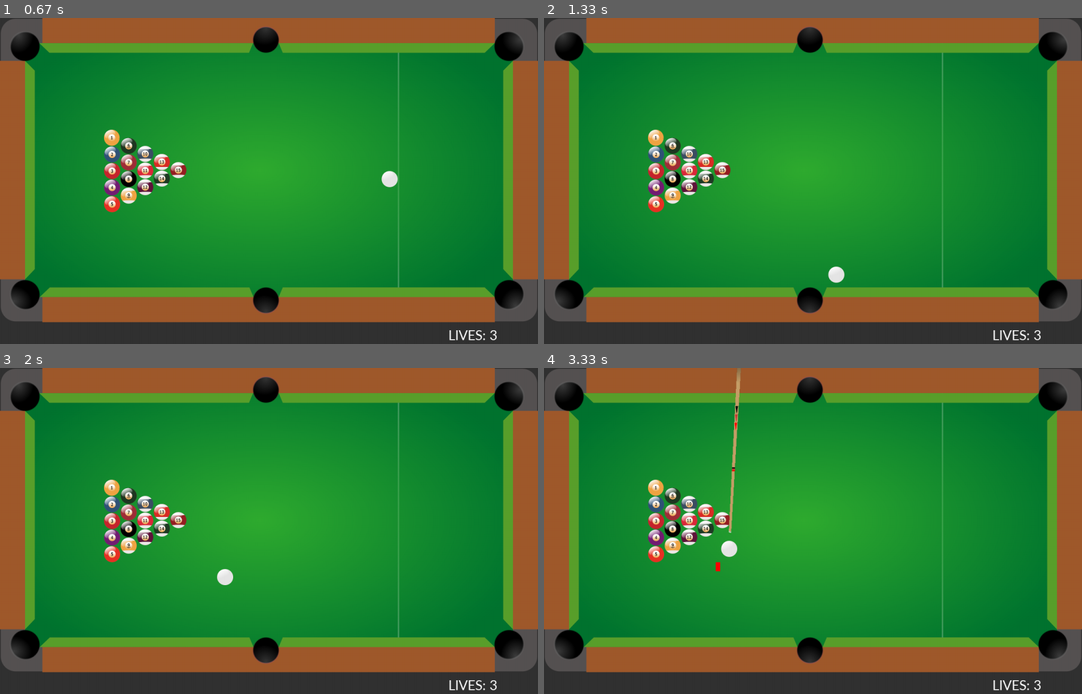
Above: before the commit, frames 1-4 (two rows, left to right).
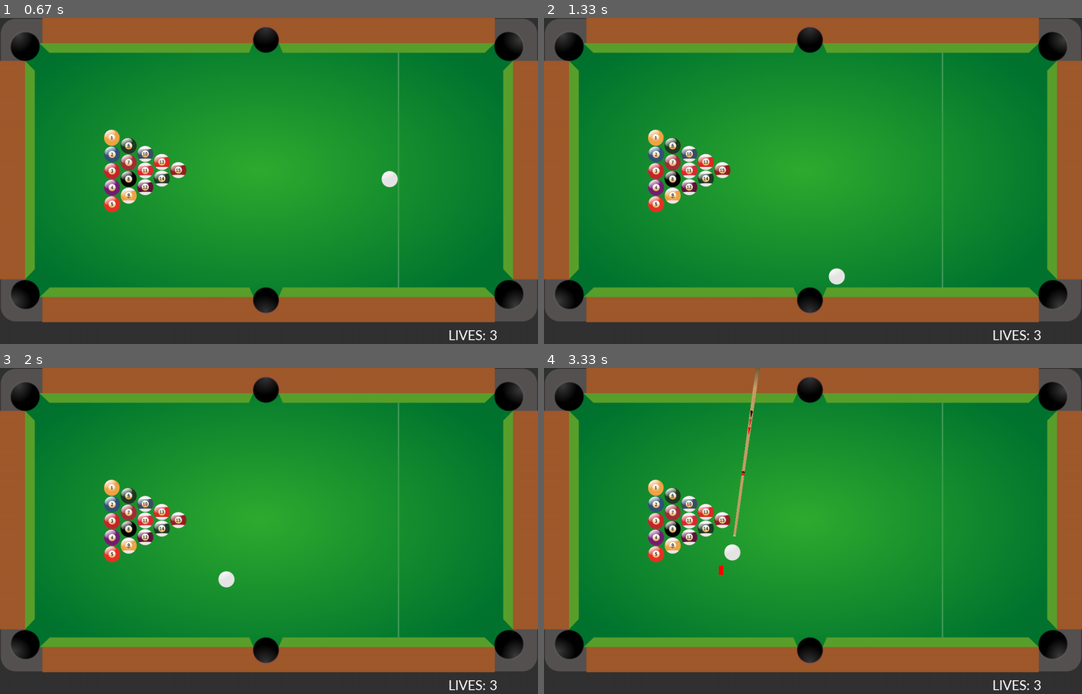
Above: after the commit, the same moments.

Repository: jjar7266/Pool_Pygame_PyMunk_Tutorial
Game: pygame game, started from main.py
The game is run twice, just before and just after one commit, with the same random seed, the same clock (stepped at 60 frames per second) and the same inputs.
Inputs (mouse positions are in pixels of both pictures, inside the frame that each line leads up to):
- Up to frame 1 (0.67 s): press the mouse at (139, 184) at 0.37 s; move the mouse to (231, 220) at 0.47 s; release the mouse at (322, 252) at 0.6 s
- Up to frame 2 (1.33 s): no input
- Up to frame 3 (2 s): no input
- Up to frame 4 (3.33 s): press the mouse at (683, 534) at 3.2 s; move the mouse to (726, 592) at 3.3 s

Frame 1 is identical in both runs. In frame 2, less than 0.1% of the frame differs, in the area x 52-56%, y 76-82%; in frame 3, less than 0.1%; in frame 4, 0.8%, in the area x 31-41%, y 0-64%.

Commit message:
Modernized + fully commented pool game tutorial version

Diff:
--- a/main.py
+++ b/main.py
@@ -1,107 +1,153 @@
-# My header will go up here
-# etc.
-
-# Import modules
+# =============================================================
+# Pool Game Tutorial
+# coded along by Jose "Joe" Ruiz
+#
+# This project is based on the excellent tutorial by:
+# Coding with Russ
+# Tutorial Video: https://www.youtube.com/watch?v=txcOqDhrwBo
+# - Uses pygame-ce
+# - Uses pymunk for physics
+# - Adds constants, pathlib asset paths, and clearer naming
+# - Modernized for clarity, readability, and 2026 Python practices
+# =============================================================
+
+# ---------- Import modules ----------
 import pygame
 import pymunk
 import pymunk.pygame_util
 import math
-
-# Initialize Pygame
+from pathlib import Path
+
+# ---------- Pygame Initialization ----------
 pygame.init()
 
-# Setup game window
+# ---------- Paths & Assets Setup ----------
+# Use pathlib so paths are clean and cross-platform
+BASE_DIR = Path(__file__).resolve().parent
+ASSETS_DIR = BASE_DIR / "assets" / "images"
+
+# ---------- Screen / Layout Constants ----------
 SCREEN_WIDTH  = 1200
 SCREEN_HEIGHT = 678
 BOTTOM_PANEL  = 50
 
+# Create the main window
 screen = pygame.display.set_mode((SCREEN_WIDTH, SCREEN_HEIGHT + BOTTOM_PANEL))
 pygame.display.set_caption("Pool made with Pygame/Pymunk")
 
-# PyMunk Space
+# ---------- Physics (PyMunk) Setup ----------
 space = pymunk.Space()
 static_body = space.static_body
 
+# Optional: tweak global physics behavior
+space.damping = 0.99  # slight damping so balls eventually stop
+
+# Helper for drawing physics shapes (for debugging)
 draw_options = pymunk.pygame_util.DrawOptions(screen)
 
-# Clock
+# ---------- Timing ----------
 clock = pygame.time.Clock()
-FPS = 120
-
-# Game Variables
-lives           = 3
-dia             = 36
-pocket_dia      = 66
+FPS = 120  # high FPS for smooth physics
+
+# ---------- Game Constants ----------
+LIVES_START          = 3
+BALL_DIAMETER        = 36
+POCKET_DIAMETER      = 66
+CUE_MAX_FORCE        = 10000
+CUE_FORCE_STEP       = 100
+CUE_POWER_BAR_WIDTH  = 10
+CUE_POWER_BAR_HEIGHT = 20
+CUE_POWER_BAR_STEP   = 15
+CUE_POWER_DIVISOR    = 2000
+
+# ---------- Game State Variables ----------
+lives           = LIVES_START
 force           = 0
-max_force       = 10000
+max_force       = CUE_MAX_FORCE
 force_direction = 1
 game_running    = True
 cue_ball_potted = False
 taking_shot     = True
 powering_up     = False
 
-potted_balls = []
-
-# COLORs (RGB)
+potted_balls    = []
+
+# ---------- Colors (RGB) ----------
 BG    = ( 50,  50,  50)
 RED   = (255,   0,   0)
 WHITE = (255, 255, 255)
 
-# Fonts
+# ---------- Fonts ----------
 font       = pygame.font.SysFont("Lato", 30)
 large_font = pygame.font.SysFont("Lato", 60)
 
-# Load Images
-cue_image = pygame.image.load("assets/images/cue.png").convert_alpha()
-table_image = pygame.image.load("assets/images/table.png").convert_alpha()
+# ---------- Load Images ----------
+# Use pathlib paths and convert_alpha() for proper transparency
+cue_image_path   = ASSETS_DIR / "cue.png"
+table_image_path = ASSETS_DIR / "table.png"
+
+cue_image   = pygame.image.load(str(cue_image_path)).convert_alpha()
+table_image = pygame.image.load(str(table_image_path)).convert_alpha()
 
 ball_images = []
 for i in range(1, 17):
-    ball_image = pygame.image.load(f"assets/images/ball_{i}.png").convert_alpha()
+    ball_image_path = ASSETS_DIR / f"ball_{i}.png"
+    ball_image = pygame.image.load(str(ball_image_path)).convert_alpha()
     ball_images.append(ball_image)
 
-
-# Function for outputting text onto the screen
+# ---------- Helper: Draw Text ----------
 def draw_text(text, font, text_col, x, y):
+    """ Render text onto the screen at a given position. """
     img = font.render(text, True, text_col)
     screen.blit(img, (x, y))
 
-
-# Function for creating balls
+# ---------- Helper: Create a Ball ----------
 def create_ball(radius, pos):
+    """
+    Create a pool ball with:
+    - a dynamic body (it can move)
+    - a circular shape
+    - elasticity (bounciness)
+    - a pivot joint to simulate friction
+    """
     body = pymunk.Body()
     body.position = pos
+
     shape = pymunk.Circle(body, radius)
     shape.mass = 5
     shape.elasticity = 0.8
 
-    # Use pivot joint to add friction
+    # Pivot joint used to emulate friction against the table
     pivot = pymunk.PivotJoint(static_body, body, (0, 0), (0, 0))
     pivot.max_bias = 0      # disable joint correction
     pivot.max_force = 1000  # emulate linear friction
 
-
     space.add(body, shape, pivot)
     return shape
 
-# Setup game balls
+# ---------- Setup Game Balls ----------
 balls = []
-rows = 5
-
-# potting balls
+rows = 5  # number of rows in the triangle rack
+
+# Create the triangle of balls (the rack)
 for col in range(5):
     for row in range(rows):
-        pos = (250 + (col * (dia + 1)), 267 + (row * (dia + 1)) + (col * dia / 2))
-        new_ball = create_ball(dia / 2, pos)
+        # Position formula to create the triangle layout
+        pos = (
+            250 + (col * (BALL_DIAMETER + 1)),
+            267 + (row * (BALL_DIAMETER + 1)) + (col * BALL_DIAMETER / 2)
+        )
+        new_ball = create_ball(BALL_DIAMETER / 2, pos)
         balls.append(new_ball)
-    rows -= 1
-
-# Cue Ball
-pos = (888, SCREEN_HEIGHT / 2)
-cue_ball = create_ball(dia / 2, pos)
+    rows -= 1  # each column has one fewer ball
+
+# ---------- Cue Ball ----------
+cue_ball_start_pos = (888, SCREEN_HEIGHT / 2)
+cue_ball = create_ball(BALL_DIAMETER / 2, cue_ball_start_pos)
 balls.append(cue_ball)
 
-# Create six pockets on table
+# ---------- Pockets ----------
+# Six pockets: top-left, top-middle, top-right, bottom-left, bottom-middle, bottom-right
 pockets = [
     (55, 63),
     (592, 48),
@@ -111,7 +157,8 @@
     (1134, 616)
 ]
 
-# Create pool table cushions
+# ---------- Cushions ----------
+# Each cushion is defined by a polygon (list of points)
 cushions = [
     [(88, 56), (109, 77), (555, 77), (564, 56)],
     [(621, 56), (630, 77), (1081, 77), (1102, 56)],
@@ -121,20 +168,33 @@
     [(1143, 96), (1122, 117), (1122, 560), (1143, 581)]
 ]
 
-# Function for creating cushions
+# ---------- Helper: Create Cushion ----------
 def create_cushion(poly_dims):
-    body = pymunk.Body(body_type = pymunk.Body.STATIC)
-    body.position = ((0, 0))
+    """
+    Create a static cushion:
+    - Static body (doesn't move)
+    - Polygon shape
+    - Elasticity for bouncy collisions
+    """
+    body = pymunk.Body(body_type=pymunk.Body.STATIC)
+    body.position = (0, 0)
     shape = pymunk.Poly(body, poly_dims)
     shape.elasticity = 0.8
 
     space.add(body, shape)
 
-for c in cushions:
-    create_cushion(c)
-
-# Create Pool Cue
-class Cue():
+# Add all cushions to the physics space
+for cushion_points in cushions:
+    create_cushion(cushion_points)
+
+# ---------- Cue Class ----------
+class Cue:
+    """
+    Represents the pool cue:
+    - Stores the original image
+    - Rotates based on angle
+    - Draws centered around the cue ball
+    """
     def __init__(self, pos):
         self.original_image = cue_image
         self.angle = 0
@@ -142,142 +202,181 @@
         self.rect = self.image.get_rect()
         self.rect.center = pos
 
-
     def update(self, angle):
+        """ Update the cue's angle (in degrees.) """
         self.angle = angle
 
-
     def draw(self, surface):
+        """ Draw the rotated cue image centered on its rect. """
         self.image = pygame.transform.rotate(self.original_image, self.angle)
-        surface.blit(self.image,
-                    (self.rect.centerx - self.image.get_width() / 2,
-                    self.rect.centery - self.image.get_height() / 2)
-        )
-
-
+        surface.blit(
+            self.image,
+            (
+                self.rect.centerx - self.image.get_width() / 2,
+                self.rect.centery - self.image.get_height() / 2
+            )
+        )
+
+# Create the cue positioned at the cue ball
 cue = Cue(balls[-1].body.position)
 
-# Create power bars to show how hard the cue ball will be hit.
-power_bar = pygame.Surface((10, 20))
+# ---------- Power Bar ----------
+# Small red rectangles that show how strong the shot will be
+power_bar = pygame.Surface((CUE_POWER_BAR_WIDTH, CUE_POWER_BAR_HEIGHT))
 power_bar.fill(RED)
 
-# Game Loop
+# ---------- Main Game Loop ----------
 run = True
 
 while run:
-
+    # --- Timing & Physics Step ---
+    dt = 1 / FPS
     clock.tick(FPS)
-    space.step(1 / FPS)
-
-    # Fill background
+    space.step(dt)
+
+    # --- Draw Background & Table ---
     screen.fill(BG)
-
-    # Draw Pool Table
     screen.blit(table_image, (0, 0))
 
-    # Check if any balls have been potted
+    # --- Check for Potted Balls ---
     for i, ball in enumerate(balls):
         for pocket in pockets:
             ball_x_dist = abs(ball.body.position[0] - pocket[0])
             ball_y_dist = abs(ball.body.position[1] - pocket[1])
             ball_dist = math.sqrt((ball_x_dist ** 2) + (ball_y_dist ** 2))
-            if ball_dist <= pocket_dia / 2:
-
-                # check if the potted ball was the cue ball
-                if i == len(balls) - 1:
+
+            if ball_dist <= POCKET_DIAMETER / 2:
+                # If the cue ball is potted (last ball in list)
+                if i == len(balls) -1:
                     lives -= 1
                     cue_ball_potted = True
+                    # Move cue ball off-screen and stop it
                     ball.body.position = (-100, -100)
                     ball.body.velocity = (0.0, 0.0)
                 else:
+                    # Remove regular ball from physics and list
                     space.remove(ball.body)
                     balls.remove(ball)
                     potted_balls.append(ball_images[i])
                     ball_images.pop(i)
 
-
-    # Draw Pool Balls
+    # --- Draw Pool Balls ---
     for i, ball in enumerate(balls):
-        screen.blit(ball_images[i], (ball.body.position[0] - ball.radius, ball.body.position[1] - ball.radius))
-
-    # Check if all the balls have stopped moving
+        screen.blit(
+            ball_images[i],
+            (
+                ball.body.position[0] - ball.radius,
+                ball.body.position[1] - ball.radius
+            )
+        )
+
+    # --- Check if All Balls Have Stopped Moving ---
     taking_shot = True
     for ball in balls:
+        # If any ball has non-zero velocity, we are still in motion
         if int(ball.body.velocity[0]) != 0 or int(ball.body.velocity[1]) != 0:
             taking_shot = False
 
-
-    # Draw Pool Cue
-    if taking_shot == True and game_running == True:
-        if cue_ball_potted == True:
-            # reposition cue ball
-            balls[-1].body.position = (888, SCREEN_HEIGHT / 2)
+    # --- Draw Pool Cue When Ready to Shoot ---
+    if taking_shot and game_running:
+        if cue_ball_potted:
+            # Reposition cue ball to starting spot
+            balls[-1].body.position = cue_ball_start_pos
             cue_ball_potted = False
 
-        # calculate pool cue angle
+        # Calculate cue angle based on mouse position
         mouse_pos = pygame.mouse.get_pos()
         cue.rect.center = balls[-1].body.position
+
         x_dist = balls[-1].body.position[0] - mouse_pos[0]
-        y_dist = -(balls[-1].body.position[1] - mouse_pos[1])  # negative because y coordinates increase down the screen
+        # Negative because screen y increases downward
+        y_dist = -(balls[-1].body.position[1] - mouse_pos[1])
+
         cue_angle = math.degrees(math.atan2(y_dist, x_dist))
         cue.update(cue_angle)
         cue.draw(screen)
 
-
-    # Power up pool cue
-    if powering_up == True and game_running == True:
-        force += 100 * force_direction
+    # --- Powering Up the Cue (Holding Mouse Button) ---
+    if powering_up and game_running:
+        # Increase or decrease force based on direction
+        force += CUE_FORCE_STEP * force_direction
+
+        # Reverse direction when hitting limits
         if force >= max_force or force <= 0:
             force_direction *= -1
 
-        # Draw power bars
-        for b in range(math.ceil(force / 2000)):
-            screen.blit(power_bar,
-                       (balls[-1].body.position[0] -30 + (b * 15),
-                        balls[-1].body.position[1] + 30))
-
-    # increase force variable
-    elif powering_up == False and taking_shot == True:
+        # Draw power bars near the cue ball
+        bars_to_draw = math.ceil(force / CUE_POWER_DIVISOR)
+        for b in range(bars_to_draw):
+            screen.blit(
+                power_bar,
+                (
+                    balls[-1].body.position[0] - 30 + (b * CUE_POWER_BAR_STEP),
+                    balls[-1].body.position[1] + 30
+                )
+            )
+
+    # --- Release Shot (Mouse Button Up) ---
+    elif not powering_up and taking_shot:
+        # Convert angle to impulse direction
         x_impulse = math.cos(math.radians(cue_angle))
         y_impulse = math.sin(math.radians(cue_angle))
-        balls[-1].body.apply_impulse_at_local_point((force * -x_impulse, force * y_impulse), (0, 0))
+
+        # Apply impulse to cue (negative x because of angle orientation)
+        balls[-1].body.apply_impulse_at_local_point(
+            (force * -x_impulse, force * y_impulse),
+            (0, 0)
+        )
+
+        # Reset force for next shot
         force = 0
         force_direction = 1
 
-    # draw bottom panel
+    # --- Bottom Panel (UI) ---
     pygame.draw.rect(screen, BG, (0, SCREEN_HEIGHT, SCREEN_WIDTH, BOTTOM_PANEL))
-    draw_text("LIVES: " + str(lives), font, WHITE, SCREEN_WIDTH - 200, SCREEN_HEIGHT + 10)
-
-    # draw potted balls in bottom panel
-    for i, ball in enumerate(potted_balls):
-        screen.blit(ball, (10 + (i * 50), SCREEN_HEIGHT + 10))
-
-
-    # check for game over
+    draw_text(f"LIVES: {lives}", font, WHITE, SCREEN_WIDTH - 200, SCREEN_HEIGHT + 10)
+
+    # Draw potted balls in the bottom panel
+    for i, ball_img in enumerate(potted_balls):
+        screen.blit(ball_img, (10 + (i * 50), SCREEN_HEIGHT + 10))
+
+    # --- Game Over / Win Messages ---
     if lives <= 0:
-        draw_text("GAMER OVER", large_font, WHITE, SCREEN_WIDTH / 2 - 160,
-                 SCREEN_HEIGHT / 2 - 100)
+        draw_text(
+            "GAME OVER",
+            large_font,
+            WHITE,
+            SCREEN_WIDTH / 2 - 160,
+            SCREEN_HEIGHT / 2 - 100
+        )
         game_running = False
 
-    # check if all balls are potted
     if len(balls) == 1:
-        draw_text("YOU WIN!!", large_font, WHITE, SCREEN_WIDTH / 2 - 160,
-                 SCREEN_HEIGHT / 2 - 100)
+        draw_text(
+            "You WIN!!",
+            large_font,
+            WHITE,
+            SCREEN_WIDTH / 2 - 160,
+            SCREEN_HEIGHT / 2 - 100
+        )
         game_running = False
 
-    # Event handler
+    # --- Event Handling ---
     for event in pygame.event.get():
-        if event.type == pygame.MOUSEBUTTONDOWN and taking_shot == True:
+        if event.type == pygame.MOUSEBUTTONDOWN and taking_shot:
             powering_up = True
 
-        if event.type == pygame.MOUSEBUTTONUP and taking_shot == True:
+        if event.type == pygame.MOUSEBUTTONUP and taking_shot:
             powering_up = False
 
         if event.type == pygame.QUIT:
-                    run = False
-
-
-    #space.debug_draw(draw_options)
+            run = False
+
+    # Optional: show physics shapes for debugging
+    # space.debug_draw(draw_options)
+
+    # --- Flip Display ---
     pygame.display.update()
 
+# ---------- Clean Exit ----------
 pygame.quit()
